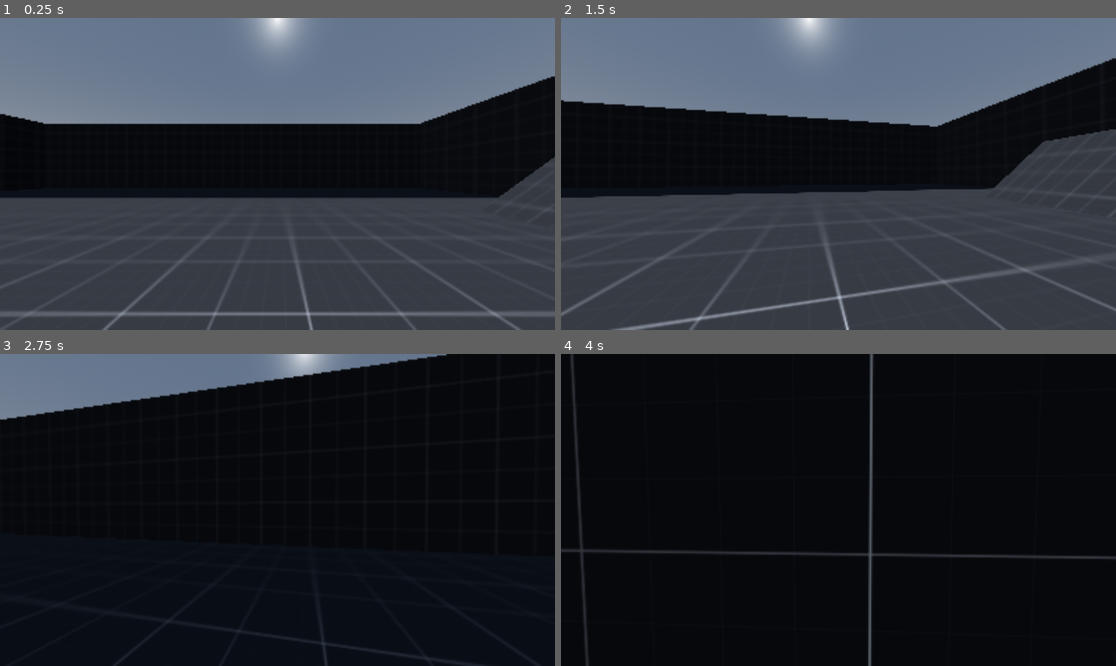
Above: before the commit, frames 1-4 (two rows, left to right).
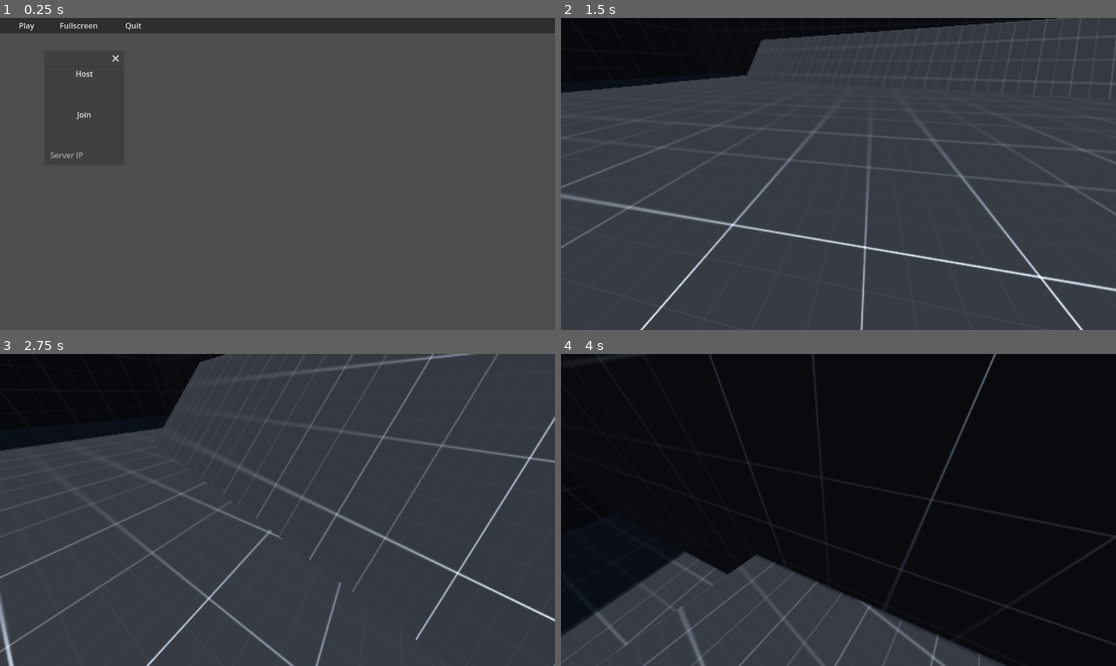
Above: after the commit, the same moments.

Repository: TuxTheAstronaut/Godot4-Quake-Controller
Game: Godot game, scene res://Level/Level.tscn
The game is run twice, just before and just after one commit, with the same random seed, the same clock (stepped at 60 frames per second) and the same inputs.
Inputs (mouse positions are in pixels of both pictures, inside the frame that each line leads up to):
- Up to frame 1 (0.25 s): no input
- Up to frame 2 (1.5 s): click (644, 74) at 0.5 s, where only the run after the commit has a clickable "Host"; tap Enter at 1.25 s; move the mouse to (866, 174) at 1.27 s; hold W (forward) from 1.28 s (still down); hold C (crouch) from 1.28 s (still down)
- Up to frame 3 (2.75 s): keep holding W (forward); tap Space (jump) at 1.52, 2.27 s; move the mouse to (249, 510) at 2.02 s; release C (crouch) at 2.03 s; tap C (crouch) at 2.1 s
- Up to frame 4 (4 s): keep holding W (forward); move the mouse to (849, 503) at 2.77 s; hold C (crouch) 2.78-3.53 s; move the mouse to (832, 516) at 3.52 s; tap C (crouch) at 3.6 s; tap Space (jump) at 3.77 s

The runs differ from the first frame. In frame 1, 58% of the frame differs, in the area x 0-100%, y 0-100%; in frame 2, 56%; in frame 3, 97%; in frame 4, 20%.

Commit message:
added basic multiplayer

Diff:
--- /dev/null
+++ b/Level/Level.gd
@@ -0,0 +1,38 @@
+extends Node3D
+
+
+func _ready():
+	multiplayer.peer_connected.connect(self.spawn_player)
+	multiplayer.peer_disconnected.connect(self.destroy_player)
+	Main.spawn_host.connect(self.spawn_player)
+
+func _input(event):
+	if event is InputEventKey and event.pressed:
+		if event.keycode == KEY_ESCAPE:
+			if $Panel.visible == false and Input.get_mouse_mode() == Input.MOUSE_MODE_CAPTURED:
+				$Panel.show()
+			elif Main.ingame:
+				$Panel.hide()
+
+
+func spawn_player(id):
+	print(id)
+	var player = load("res://Scenes/player_controller.tscn").instantiate()
+	player.name = str(id)
+	self.add_child(player)
+
+func destroy_player(id):
+	self.get_node(str(id)).queue_free()
+
+
+func _on_play_pressed():
+	$Window.show()
+	$Window.position = Vector2(100,100)
+
+
+func _on_quit_pressed():
+	get_tree().quit()
+
+
+func _on_fullscreen_pressed():
+	Main.fullscreen()
--- a/Level/Level.tscn
+++ b/Level/Level.tscn
@@ -1,8 +1,9 @@
-[gd_scene load_steps=7 format=3 uid="uid://dfnyogims63hg"]
+[gd_scene load_steps=11 format=3 uid="uid://dfnyogims63hg"]
 
+[ext_resource type="Script" path="res://Level/Level.gd" id="1_b3f2x"]
 [ext_resource type="PackedScene" uid="uid://c7x7dug0qat2j" path="res://Level/Geometry/Wall.tscn" id="3_6cqqj"]
-[ext_resource type="PackedScene" uid="uid://d1075q4vwdsr0" path="res://Scenes/Player.tscn" id="3_eeed1"]
 [ext_resource type="PackedScene" uid="uid://cbhffky6mysil" path="res://Level/Geometry/Floor.tscn" id="3_ljgus"]
+[ext_resource type="Script" path="res://Level/UI.gd" id="4_2qns8"]
 
 [sub_resource type="ProceduralSkyMaterial" id="ProceduralSkyMaterial_qwcl2"]
 
@@ -13,9 +14,23 @@
 background_mode = 2
 sky = SubResource("Sky_ayftm")
 
+[sub_resource type="StyleBoxFlat" id="StyleBoxFlat_362k7"]
+bg_color = Color(0.25098, 0.25098, 0.25098, 1)
+border_width_left = 1
+border_width_top = 1
+border_width_right = 1
+border_width_bottom = 1
+border_color = Color(0.211765, 0.211765, 0.211765, 1)
+
+[sub_resource type="StyleBoxEmpty" id="StyleBoxEmpty_fu1ha"]
+
+[sub_resource type="StyleBoxEmpty" id="StyleBoxEmpty_1irpq"]
+
 [node name="Level" type="Node3D"]
+script = ExtResource("1_b3f2x")
 
 [node name="Floor" parent="." instance=ExtResource("3_ljgus")]
+transform = Transform3D(1, 0, 0, 0, 1, 0, 0, 0, 1, 0, -1, 0)
 
 [node name="Wall" parent="Floor" instance=ExtResource("3_6cqqj")]
 transform = Transform3D(1, 0, 0, 0, 1, 0, 0, 0, 1, 0, 1, -20)
@@ -46,5 +61,107 @@
 [node name="WorldEnvironment" type="WorldEnvironment" parent="."]
 environment = SubResource("Environment_wr5dt")
 
-[node name="Player" parent="." instance=ExtResource("3_eeed1")]
-transform = Transform3D(1, 0, 0, 0, 1, 0, 0, 0, 1, 4.67156, 1.72482, -3.32742)
+[node name="Window" type="Window" parent="."]
+disable_3d = true
+position = Vector2i(100, 100)
+size = Vector2i(150, 200)
+unresizable = true
+min_size = Vector2i(150, 200)
+script = ExtResource("4_2qns8")
+
+[node name="Panel" type="Panel" parent="Window"]
+anchors_preset = 15
+anchor_right = 1.0
+anchor_bottom = 1.0
+grow_horizontal = 2
+grow_vertical = 2
+theme_override_styles/panel = SubResource("StyleBoxFlat_362k7")
+
+[node name="Host" type="Button" parent="Window/Panel"]
+layout_mode = 1
+anchors_preset = 10
+anchor_right = 1.0
+offset_bottom = 31.0
+grow_horizontal = 2
+text = "Host"
+flat = true
+
+[node name="Join" type="Button" parent="Window/Panel"]
+layout_mode = 1
+anchors_preset = 14
+anchor_top = 0.5
+anchor_right = 1.0
+anchor_bottom = 0.5
+offset_top = -15.5
+offset_bottom = 15.5
+grow_horizontal = 2
+grow_vertical = 2
+text = "Join
+"
+flat = true
+
+[node name="IP" type="LineEdit" parent="Window/Panel"]
+layout_mode = 1
+anchors_preset = 12
+anchor_top = 1.0
+anchor_right = 1.0
+anchor_bottom = 1.0
+offset_top = -31.0
+grow_horizontal = 2
+grow_vertical = 0
+placeholder_text = "Server IP"
+flat = true
+
+[node name="MultiplayerSpawner" type="MultiplayerSpawner" parent="."]
+_spawnable_scenes = PackedStringArray("res://Scenes/player_controller.tscn")
+spawn_path = NodePath("..")
+
+[node name="Panel" type="Panel" parent="."]
+anchors_preset = 10
+anchor_right = 1.0
+offset_left = -8.0
+offset_right = 8.0
+offset_bottom = 32.0
+grow_horizontal = 2
+
+[node name="Play" type="Button" parent="Panel"]
+layout_mode = 1
+anchors_preset = 9
+anchor_bottom = 1.0
+offset_right = 128.0
+grow_vertical = 2
+theme_override_styles/focus = SubResource("StyleBoxEmpty_fu1ha")
+text = "Play"
+flat = true
+
+[node name="Fullscreen" type="Button" parent="Panel"]
+layout_mode = 1
+anchors_preset = 9
+anchor_bottom = 1.0
+offset_left = 128.0
+offset_right = 216.0
+grow_vertical = 2
+theme_override_styles/focus = SubResource("StyleBoxEmpty_1irpq")
+text = "Fullscreen"
+flat = true
+alignment = 0
+
+[node name="Quit" type="Button" parent="Panel"]
+layout_mode = 1
+anchors_preset = 9
+anchor_bottom = 1.0
+offset_left = 264.0
+offset_right = 328.0
+grow_vertical = 2
+theme_override_styles/focus = SubResource("StyleBoxEmpty_1irpq")
+text = "Quit"
+flat = true
+alignment = 0
+
+[connection signal="close_requested" from="Window" to="Window" method="_on_window_close_requested"]
+[connection signal="pressed" from="Window/Panel/Host" to="Window" method="_on_host_pressed"]
+[connection signal="pressed" from="Window/Panel/Join" to="Window" method="_on_join_pressed"]
+[connection signal="text_submitted" from="Window/Panel/IP" to="Window" method="_on_ip_text_submitted"]
+[connection signal="pressed" from="Panel/Play" to="." method="_on_play_pressed"]
+[connection signal="pressed" from="Panel/Fullscreen" to="." method="_on_fullscreen_pressed"]
+[connection signal="pressed" from="Panel/Quit" to="." method="_on_quit_pressed"]
--- /dev/null
+++ b/Level/UI.gd
@@ -0,0 +1,28 @@
+extends Window
+
+
+func _on_window_close_requested():
+	self.hide()
+
+
+func _on_host_pressed():
+	Main.host_server()
+	self.hide()
+	get_parent().get_node("Panel").hide()
+	Input.set_mouse_mode(Input.MOUSE_MODE_CAPTURED)
+	Main.ingame = true
+
+func _on_join_pressed():
+	Main.join_server()
+	self.hide()
+	get_parent().get_node("Panel").hide()
+	Input.set_mouse_mode(Input.MOUSE_MODE_CAPTURED)
+	Main.ingame = true
+
+
+
+func _on_ip_text_submitted(new_text):
+	if new_text != "":
+		Main.ADDRESS = new_text
+	else:
+		Main.ADDRESS = "127.0.0.1"
--- a/Scenes/Player.tscn
+++ b/Scenes/Player.tscn
@@ -17,6 +17,7 @@
 transform = Transform3D(1, 0, 0, 0, 1, 0, 0, 0, 1, 0, 0.5, 0)
 
 [node name="Camera3D" type="Camera3D" parent="Head"]
+current = true
 fov = 90.0
 far = 1000.0
 
--- /dev/null
+++ b/Scenes/PlayerController.gd
@@ -0,0 +1,28 @@
+extends Node
+
+var player_scene
+
+# Called when the node enters the scene tree for the first time.
+func _ready():
+	$Network/PhysicsSynchronizer.set_multiplayer_authority(str(name).to_int())
+	if str(multiplayer.get_unique_id()) == self.name:
+		Input.set_mouse_mode(Input.MOUSE_MODE_CAPTURED)
+		var local_player = load("res://Scenes/Player.tscn").instantiate()
+		add_child(local_player)
+		player_scene = local_player
+	else :
+		var puppet_player = load("res://Scenes/player_puppet.tscn").instantiate()
+		add_child(puppet_player)
+		player_scene = puppet_player
+
+func _physics_process(delta):
+	if !is_local_authority():
+		player_scene.global_transform.origin = lerp($Network.sync_position, player_scene.global_transform.origin, 20*delta)
+		player_scene.velocity = $Network.sync_vel
+		player_scene.move_and_slide()
+	else:
+		$Network.sync_position = player_scene.global_transform.origin
+		$Network.sync_vel = player_scene.velocity
+
+func is_local_authority():
+	return $Network/PhysicsSynchronizer.get_multiplayer_authority() == multiplayer.get_unique_id()
--- /dev/null
+++ b/Scenes/PlayerNetworkController.gd
@@ -0,0 +1,5 @@
+extends Node
+
+var sync_position : Vector3 = Vector3.ZERO
+
+var sync_vel : Vector3 = Vector3.ZERO
--- /dev/null
+++ b/Scenes/player_controller.tscn
@@ -0,0 +1,22 @@
+[gd_scene load_steps=4 format=3 uid="uid://dgoalwwecfn4u"]
+
+[ext_resource type="Script" path="res://Scenes/PlayerController.gd" id="1_l0p0u"]
+[ext_resource type="Script" path="res://Scenes/PlayerNetworkController.gd" id="2_syoi4"]
+
+[sub_resource type="SceneReplicationConfig" id="SceneReplicationConfig_nmn7a"]
+properties/0/path = NodePath(".:sync_position")
+properties/0/spawn = true
+properties/0/sync = true
+properties/1/path = NodePath(".:sync_vel")
+properties/1/spawn = true
+properties/1/sync = true
+
+[node name="PlayerController" type="Node"]
+script = ExtResource("1_l0p0u")
+
+[node name="Network" type="Node" parent="."]
+script = ExtResource("2_syoi4")
+
+[node name="PhysicsSynchronizer" type="MultiplayerSynchronizer" parent="Network"]
+replication_config = SubResource("SceneReplicationConfig_nmn7a")
+visibility_update_mode = 1
--- /dev/null
+++ b/Scenes/player_puppet.gd
@@ -0,0 +1,4 @@
+extends CharacterBody3D
+
+#func _physics_process(delta):
+#	move_and_slide()
--- /dev/null
+++ b/Scenes/player_puppet.tscn
@@ -0,0 +1,19 @@
+[gd_scene load_steps=4 format=3 uid="uid://c1k2djmuh4g0"]
+
+[ext_resource type="Script" path="res://Scenes/player_puppet.gd" id="1_4sg16"]
+
+[sub_resource type="CapsuleShape3D" id="CapsuleShape3D_hqtiv"]
+
+[sub_resource type="CapsuleMesh" id="CapsuleMesh_pkhqs"]
+
+[node name="player_puppet" type="CharacterBody3D"]
+floor_constant_speed = true
+floor_snap_length = 0.3
+script = ExtResource("1_4sg16")
+
+[node name="CollisionShape3D" type="CollisionShape3D" parent="."]
+shape = SubResource("CapsuleShape3D_hqtiv")
+disabled = true
+
+[node name="MeshInstance3d" type="MeshInstance3D" parent="."]
+mesh = SubResource("CapsuleMesh_pkhqs")
--- a/main.gd
+++ b/main.gd
@@ -1,26 +1,42 @@
 extends Node
 
+var ingame = false
+var peer = ENetMultiplayerPeer.new()
+
+const PORT = 4242
+var ADDRESS = "127.0.0.1"
+
+signal spawn_host
+
 func _ready():
-	Input.set_mouse_mode(Input.MOUSE_MODE_CAPTURED)
 	print("press ESCAPE to show mouse")
 	print("press F11 to fullscreen")
-	self.process_mode = Node.PROCESS_MODE_ALWAYS # allows this script to still process when game is paused
 	DisplayServer.window_set_min_size(Vector2i(1152,648))
 
 # pauses game when user hits escape
 func _input(event):
 	if event is InputEventKey and event.pressed:
-		if event.keycode == KEY_ESCAPE:
+		if event.keycode == KEY_ESCAPE and ingame:
 			match Input.get_mouse_mode():
 				Input.MOUSE_MODE_VISIBLE:
 					Input.set_mouse_mode(Input.MOUSE_MODE_CAPTURED)
-					get_tree().paused = false
 				Input.MOUSE_MODE_CAPTURED:
 					Input.set_mouse_mode(Input.MOUSE_MODE_VISIBLE)
-					get_tree().paused = true
 		if event.keycode == KEY_F11:
-			if DisplayServer.window_get_mode() != 3:
-				DisplayServer.window_set_mode(3)
-			else:
-				DisplayServer.window_set_mode(0)
-				DisplayServer.window_set_flag(1, false)
+			fullscreen()
+
+func fullscreen():
+	if DisplayServer.window_get_mode() != 3:
+		DisplayServer.window_set_mode(3)
+	else:
+		DisplayServer.window_set_mode(0)
+		DisplayServer.window_set_flag(1, false)
+
+func host_server():
+	peer.create_server(PORT)
+	multiplayer.multiplayer_peer = peer
+	emit_signal("spawn_host", 1)
+
+func join_server():
+	peer.create_client(ADDRESS,PORT)
+	multiplayer.multiplayer_peer = peer
--- a/project.godot
+++ b/project.godot
@@ -28,6 +28,10 @@
 [autoload]
 
 Main="*res://main.gd"
+
+[display]
+
+window/dpi/allow_hidpi=false
 
 [input]
 
@@ -76,5 +80,5 @@
 [rendering]
 
 scaling_3d/mode=1
-scaling_3d/scale=0.5
+scaling_3d/scale=0.75
 environment/default_environment="res://default_env.tres"
